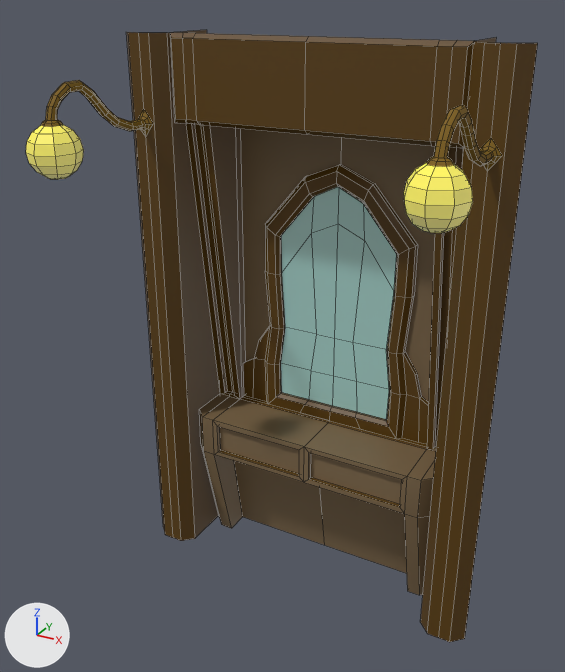
Renders of the FBX model Assets/Meshes/Enviroment/ModuloEspejo.fbx from each side of a commit.
Before and after are seen from a 50 mm lens placed at (1.69, -3.69, 3.18), pointed at (-0.03, -0.58, 1.62). Arrows for +X, +Y and +Z are at lower left; the lights stay in place. Mesh edges are drawn as thin lines. Where no turn or scale is listed for an object, it has been applied to the vertices.

The first picture shows 'ModuloEspejo'.
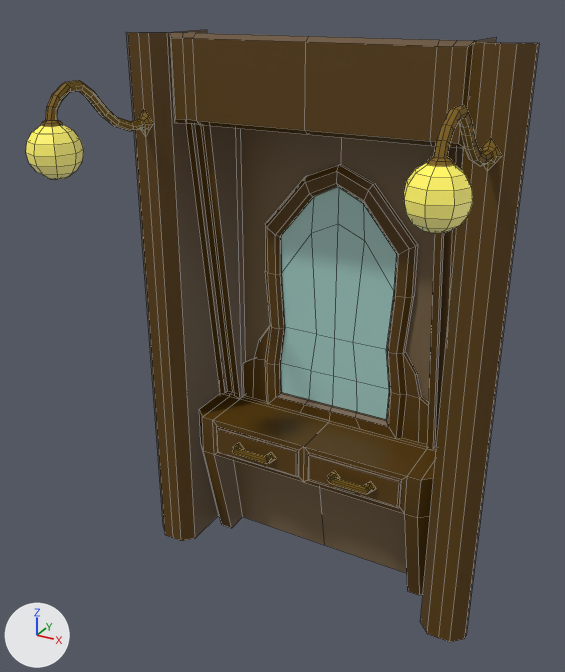
What differs and where, as boxes [x1, y1, x2, y2] in the pictures (565 x 672 px):
'ModuloEspejo', reshaped: before [26, 30, 538, 642]; after [26, 30, 539, 642]
part 1 of me_mesh, added: after [328, 471, 376, 494]
part 2 of me_mesh, added: after [232, 443, 276, 463]
part 3 of me_mesh, built on: before [217, 426, 402, 507]; after [217, 426, 402, 508]
part 4 of me_mesh, added: after [465, 43, 539, 637]
part 5 of me_mesh, recoloured: [199, 394, 436, 595] in both

The change, as a diff of the scene's bpy script:
```diff
--- a/Assets/Meshes/Enviroment/ModuloEspejo.fbx.py
+++ b/Assets/Meshes/Enviroment/ModuloEspejo.fbx.py
@@ me_mesh @@
 # used by ob_moduloespejo; location = (0.0, 0.0, 0.0)
 # verts and faces of me_mesh; kept vertices keep their numbers, new ones are numbered from 620
 # before: 613 (1.0, -0.41, 0.0) at pixel (464, 638), 615 (1.0, -0.41, 3.0) at pixel (537, 43)
-me_mesh.from_pydata(...)  # 620 vertices, 574 faces; spans x -1.0..1.0, y -1.24..0.0, z 0.0..3.0
+me_mesh.from_pydata(...)  # 706 vertices, 655 faces; spans x -1.0..1.0, y -1.24..0.0, z 0.0..3.0
+# me_mesh part 1: a new loose piece of 38 vertices spanning x 0.17..0.44, y -0.46..-0.4, z 0.74..0.8, in mat_copper (yellow #7e5f00)
+# me_mesh part 2: a new loose piece of 38 vertices spanning x -0.44..-0.17, y -0.46..-0.4, z 0.74..0.8, in mat_copper (yellow #7e5f00)
+# me_mesh part 3
+# 8 vertices are removed from x -0.57..0.57, y -0.35, z 0.68..0.85
+# 10 faces are deleted
+# 16 vertices are added at x -0.57..0.57, y -0.4..-0.39, z 0.68..0.85
+# 4 new faces join them, mat_wood2 (brown #7d684a)
+# 14 new faces join them, mat_wood (brown #5a3d00)
+# me_mesh part 4
+verts[636] = (1.0, -0.39, 3.0)  # pixel (539, 42)
+verts[637] = (1.0, -0.39, 0.0)  # pixel (466, 635)
+faces += [(613, 637, 636, 615)]  # mat_wood (brown #5a3d00)
+# me_mesh part 5: 24 faces spanning x -0.75..0.75, y -0.38..-0.08, z 0.0..0.88 switch from mat_wood2 (brown #7d684a) to mat_wood (brown #5a3d00)
 me_mesh.materials.append(mat_blinn2)
```
